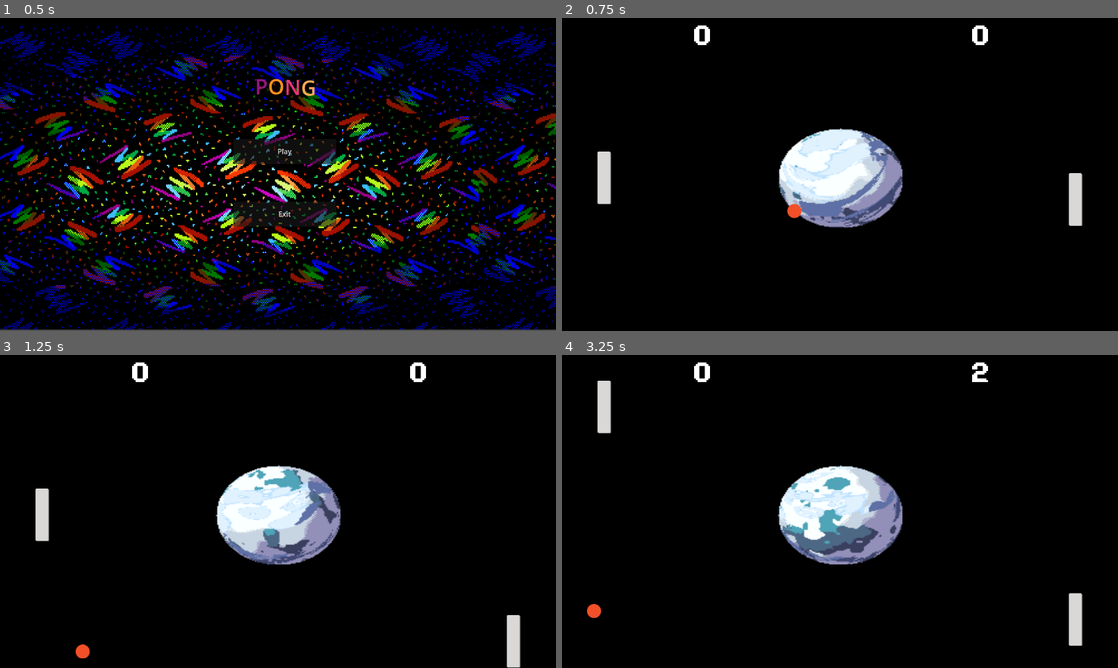
Above: before the commit, frames 1-4 (two rows, left to right).
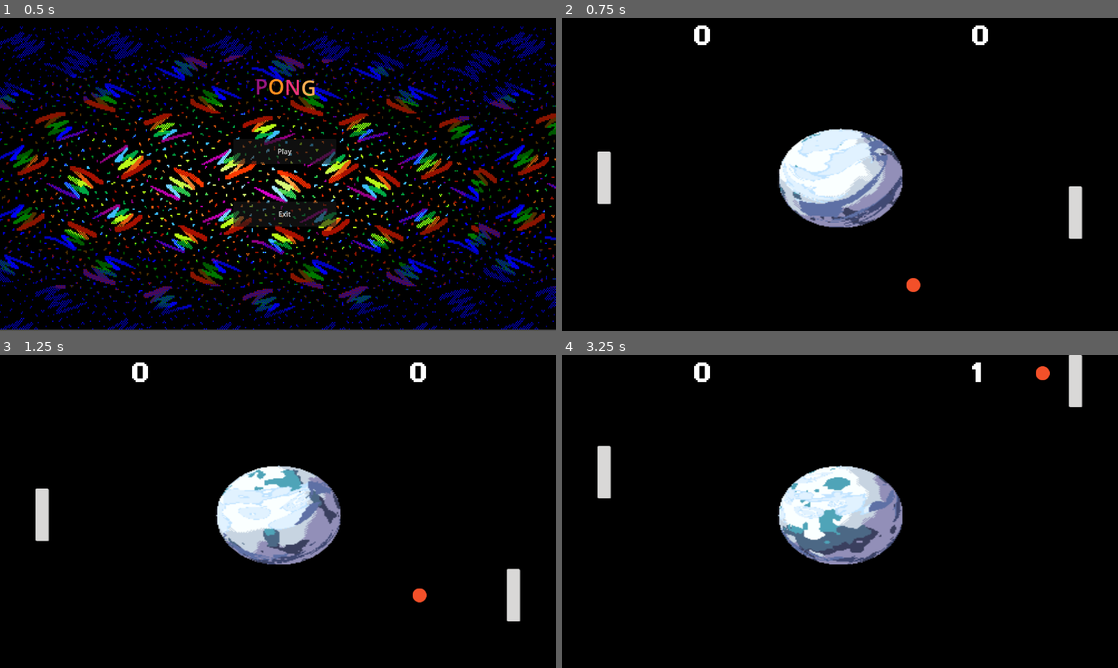
Above: after the commit, the same moments.

Repository: joe-mahoney2/godot_yourself
Game: Godot game, scene res://src/main.tscn
The game is run twice, just before and just after one commit, with the same random seed, the same clock (stepped at 60 frames per second) and the same inputs.
Inputs:
- Up to frame 1 (0.5 s): no input
- Up to frame 2 (0.75 s): click "Play" at 0.5 s
- Up to frame 3 (1.25 s): no input
- Up to frame 4 (3.25 s): hold Up (move_up) 1.28-2.03 s; hold Down (move_down) 2.03-2.78 s; hold Up (move_up) from 2.78 s (still down)

Frame 1 is identical in both runs. In frame 2, 0.4% of the frame differs, in the area x 40-94%, y 49-88%; in frame 3, 0.9%; in frame 4, 2.0%, in the area x 4-94%, y 0-93%.

Commit message:
Stolen code to fix physics interactions need to come back and review and tweak

Diff:
--- a/MDOG/Pong/src/ball.gd
+++ b/MDOG/Pong/src/ball.gd
@@ -9,16 +9,55 @@
 ##                                               ##
 ## --------------------------------------------- ##
 
-@export var speed = 700
+var win_size : Vector2
+const START_SPEED : int = 1200
+const ACCEL : int = 50
+var speed : int
+var dir : Vector2
+const MAX_Y_VECTOR : float = 0.6
 
+# Called when the node enters the scene tree for the first time.
 func _ready():
-	# Randomly set the velocity of the ball so it goes in a random direction
-	# on ready
-	randomize()
-	velocity.x = [-1,1][randi() % 2] # [-1,1] is an array with 2 vals pick one
-	velocity.y = [-0.8,0.8][randi() % 2]
+	win_size = get_viewport_rect().size
+	#randomize start position and direction
+	position.x = win_size.x / 2
+	position.y = randi_range(200, win_size.y - 200)
+	speed = START_SPEED
+	dir = random_direction()
 
+# Called every frame. 'delta' is the elapsed time since the previous frame.
 func _physics_process(delta):
-	var collision_object = move_and_collide(velocity * speed * delta)
-	if collision_object:
-		velocity = velocity.bounce(collision_object.get_normal())
+	var collision = move_and_collide(dir * speed * delta)
+	var collider
+	if collision:
+		collider = collision.get_collider()
+		#if ball hits paddle
+		if collider == $"../player1" or collider == $"../opposition":
+			speed += ACCEL
+			print("in here")
+			dir = new_direction(collider)
+		#if it hits a wall
+		else:
+			dir = dir.bounce(collision.get_normal())
+
+func random_direction():
+	var new_dir := Vector2()
+	new_dir.x = [1, -1].pick_random()
+	new_dir.y = randf_range(-1, 1)
+	return new_dir.normalized()
+
+func new_direction(collider):
+	var ball_y = position.y
+	var pad_y = collider.position.y
+	var dist = ball_y - pad_y
+	var new_dir := Vector2()
+
+	print(pad_y)
+
+	#flip the horizontal direction
+	if dir.x > 0:
+		new_dir.x = -1
+	else:
+		new_dir.x = 1
+	new_dir.y = (dist / (collider.pHeight / 2)) * MAX_Y_VECTOR
+	return new_dir.normalized()
--- a/MDOG/Pong/src/ball.tscn
+++ b/MDOG/Pong/src/ball.tscn
@@ -3,7 +3,7 @@
 [ext_resource type="Texture2D" uid="uid://b7g3htbnhm8ck" path="res://assets/Ball.png" id="1_pxbgx"]
 
 [sub_resource type="CircleShape2D" id="CircleShape2D_tnhi3"]
-radius = 19.0
+radius = 16.0312
 
 [node name="ball" type="CharacterBody2D"]
 platform_on_leave = 2
--- a/MDOG/Pong/src/game_screen.gd
+++ b/MDOG/Pong/src/game_screen.gd
@@ -13,15 +13,14 @@
 @export var screenSizeX = 1280
 @export var screenSizeY = 720
 
-var playerScore = -2
-var oppositionScore = -2
+var playerScore = 0
+var oppositionScore = 0
 @onready var playerLabel = $playerScore
 @onready var oppositionLabel = $oppositionScore
 
 # Opposition scores
 func _on_left_goal_body_entered(body):
 	$ball.position = Vector2(screenSizeX / 2, screenSizeY / 2)
-	print("in func1")
 	oppositionScore+=1
 	oppositionLabel.text = str(oppositionScore)
 
@@ -29,6 +28,4 @@
 func _on_right_goal_body_entered(body):
 	$ball.position = Vector2(screenSizeX / 2, screenSizeY / 2)
 	playerScore+=1
-	print("in func2")
-	# BUG: player score adds twice at game start for some reason
 	playerLabel.text = str(playerScore)
--- a/MDOG/Pong/src/game_screen.tscn
+++ b/MDOG/Pong/src/game_screen.tscn
@@ -369,6 +369,9 @@
 "speed": 15.0
 }]
 
+[sub_resource type="CircleShape2D" id="CircleShape2D_sgcj0"]
+radius = 144.0
+
 [sub_resource type="RectangleShape2D" id="RectangleShape2D_o8eyu"]
 size = Vector2(1280, 20)
 
@@ -393,16 +396,20 @@
 sprite_frames = SubResource("SpriteFrames_k5di6")
 frame_progress = 0.298841
 
+[node name="CollisionShape2D" type="CollisionShape2D" parent="CharacterBody2D"]
+position = Vector2(640, 376)
+shape = SubResource("CircleShape2D_sgcj0")
+disabled = true
+
 [node name="player1" parent="." instance=ExtResource("1_5il0t")]
 position = Vector2(98, 368)
-slide_on_ceiling = false
-platform_wall_layers = 0
 
 [node name="opposition" parent="." instance=ExtResource("3_bf40x")]
 position = Vector2(1183, 368)
 script = ExtResource("4_7y3h3")
 
 [node name="topWall" type="StaticBody2D" parent="."]
+collision_layer = 2
 
 [node name="xwall" type="CollisionShape2D" parent="topWall"]
 position = Vector2(640, -10)
@@ -410,18 +417,20 @@
 
 [node name="ball" parent="." instance=ExtResource("4_21eca")]
 position = Vector2(640, 368)
+collision_mask = 3
 slide_on_ceiling = false
-platform_on_leave = 2
 safe_margin = 6.729
 script = ExtResource("5_jitue")
 
 [node name="bottomWall" type="StaticBody2D" parent="."]
+collision_layer = 2
 
 [node name="xwall" type="CollisionShape2D" parent="bottomWall"]
 position = Vector2(640, 730)
 shape = SubResource("RectangleShape2D_o8eyu")
 
 [node name="leftGoal" type="Area2D" parent="."]
+collision_layer = 2
 
 [node name="goalCollision" type="CollisionShape2D" parent="leftGoal"]
 position = Vector2(-25, 360)
@@ -435,7 +444,7 @@
 theme_override_fonts/normal_font = ExtResource("10_h4lu4")
 theme_override_font_sizes/normal_font_size = 71
 bbcode_enabled = true
-text = "1"
+text = "0"
 
 [node name="oppositionScore" type="RichTextLabel" parent="."]
 offset_left = 944.0
@@ -444,9 +453,10 @@
 offset_bottom = 84.0
 theme_override_fonts/normal_font = ExtResource("10_h4lu4")
 theme_override_font_sizes/normal_font_size = 71
-text = "1"
+text = "0"
 
 [node name="rightGoal" type="Area2D" parent="."]
+collision_layer = 2
 
 [node name="goalCollision" type="CollisionShape2D" parent="rightGoal"]
 position = Vector2(1305, 360)
--- a/MDOG/Pong/src/opposition.gd
+++ b/MDOG/Pong/src/opposition.gd
@@ -1,4 +1,4 @@
-extends CharacterBody2D
+extends StaticBody2D
 ## --------------------------------------------- ##
 ## Original Developer : Mason McDaniel           ##
 ## Copyright          : Mason McDaniel 2024      ##
@@ -9,23 +9,32 @@
 ##                                               ##
 ## --------------------------------------------- ##
 
-@export var speed = 10
+@export var speed = 500
 var ball
+var pHeight : int
+var ball_pos : Vector2
+var dist : int
+var move_by : int
+var win_height : int
 
 func _ready():
 	# Get the ball from the list child nodes of the gameScreen scene
 	ball = get_parent().find_child("ball")
+	win_height = get_viewport_rect().size.y
+	pHeight = $paddleCollision.get_shape().get_rect().size.y
 
-func _physics_process(delta):
-	move_and_collide(Vector2(0,get_opponent_direction()) * speed)
+# Called every frame. 'delta' is the elapsed time since the previous frame.
+func _process(delta):
+	#move paddle towards ball
+	ball_pos = $"../ball".position
+	dist = position.y - ball_pos.y
 
-func get_opponent_direction():
-	if abs(ball.position.y - position.y) > 25:
-		# The ball is below the opponent
-		if ball.position.y > position.y:
-			return 1
-		# The ball is above the opponent
-		else:
-			return -1
+	if abs(dist) > speed * delta:
+		move_by = speed * delta * (dist / abs(dist))
 	else:
-		return 0
+		move_by = dist
+
+	position.y -= move_by
+
+	#limit paddle movement to window
+	position.y = clamp(position.y, pHeight / 2, win_height - pHeight / 2)
--- a/MDOG/Pong/src/opposition.tscn
+++ b/MDOG/Pong/src/opposition.tscn
@@ -5,8 +5,7 @@
 [sub_resource type="RectangleShape2D" id="RectangleShape2D_jknyf"]
 size = Vector2(28, 121.49)
 
-[node name="opposition" type="CharacterBody2D"]
-metadata/_edit_group_ = true
+[node name="opposition" type="StaticBody2D"]
 
 [node name="paddle" type="Sprite2D" parent="."]
 texture = ExtResource("1_bewh8")
--- a/MDOG/Pong/src/player1.gd
+++ b/MDOG/Pong/src/player1.gd
@@ -1,4 +1,4 @@
-extends CharacterBody2D
+extends StaticBody2D
 ## --------------------------------------------- ##
 ## Original Developer : Mason McDaniel           ##
 ## Copyright          : Mason McDaniel 2024      ##
@@ -11,24 +11,23 @@
 ## --------------------------------------------- ##
 
 # Using export allows setting value of var in inspector
-@export var speed = 20 # How fast to move the player (px/sec)
-var screenSize
+@export var speed = 700 # How fast to move the player (px/sec)
+var winHeight : int
+var pHeight : int
 
 # Called when the node enters the scene tree for the first time.
 func _ready():
-	screenSize = get_viewport().size.y
+	winHeight = get_viewport_rect().size.y
+	pHeight = $paddleCollision.get_shape().get_rect().size.y
 	# Uncomment if the position on the editor doesn't work in scene
 	# global_position = Vector2(50,screenSize / 2)
 
 
 # Called every frame. 'delta' is the elapsed time since the previous frame.
-func _physics_process(delta):
-	velocity = Vector2.ZERO
+func _process(delta):
+	if Input.is_action_pressed("move_down"):
+		position.y += speed * delta
+	if Input.is_action_pressed("move_up"):
+		position.y -= speed * delta
 
-	if Input.is_action_pressed("move_down"):
-		velocity.y += speed
-	if Input.is_action_pressed("move_up"):
-		velocity.y -= speed
-
-	# move and slide doesn't work for some reason so use this to handle physics movement
-	move_and_collide(velocity)
+	position.y = clamp(position.y, pHeight /2 , winHeight - pHeight / 2 )
--- a/MDOG/Pong/src/player_1.tscn
+++ b/MDOG/Pong/src/player_1.tscn
@@ -4,17 +4,15 @@
 [ext_resource type="Texture2D" uid="uid://cwmetyw7a4g4c" path="res://assets/Paddle.png" id="2_evp50"]
 
 [sub_resource type="RectangleShape2D" id="RectangleShape2D_a2i7v"]
-size = Vector2(30, 120.662)
+size = Vector2(31.129, 121.152)
 
-[node name="player1" type="CharacterBody2D"]
-platform_floor_layers = 0
-platform_wall_layers = 4294967295
+[node name="player1" type="StaticBody2D"]
 script = ExtResource("1_it6pu")
 
 [node name="paddle" type="Sprite2D" parent="."]
 texture = ExtResource("2_evp50")
 
 [node name="paddleCollision" type="CollisionShape2D" parent="."]
-position = Vector2(-1, -0.246626)
+position = Vector2(-0.44, -4.76837e-07)
 scale = Vector2(0.992, 1.007)
 shape = SubResource("RectangleShape2D_a2i7v")
Not shown: 1 places in MDOG/Pong/src/game_screen.tscn that only renumber resources
